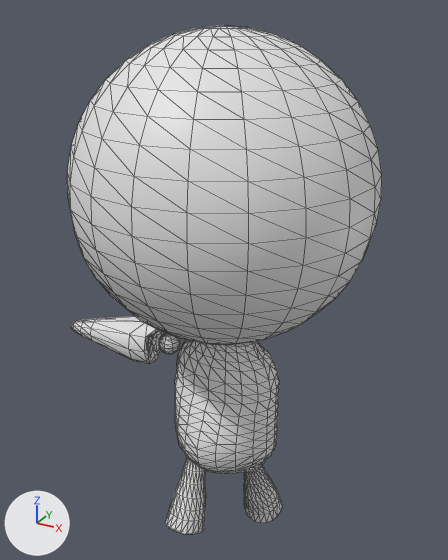
An edit to the OBJ model res/models/planetHead/exp_19.obj, drawn before and after from the same camera.
Camera for both pictures: a camera (50 mm lens) standing at (3.27, -5.98, 7.94) and looking at (-0.15, 0.26, 4.82). Every picture has the same lights, and +X, +Y and +Z are marked at lower left. Mesh edges are drawn as thin lines. Where no turn or scale is listed for an object, it has been applied to the vertices.

Before the edit, the objects in view are built like this:
```python
me_exp_19 = bpy.data.meshes.new('exp_19')
me_exp_19.from_pydata(...)  # 1316 vertices, 2608 faces; spans x -2.41..1.72, y -1.74..1.7, z 1.17..7.77
ob_exp_19 = bpy.data.objects.new('exp_19', me_exp_19)
ob_exp_19.location = (0.0, 0.0, 0.0)
```
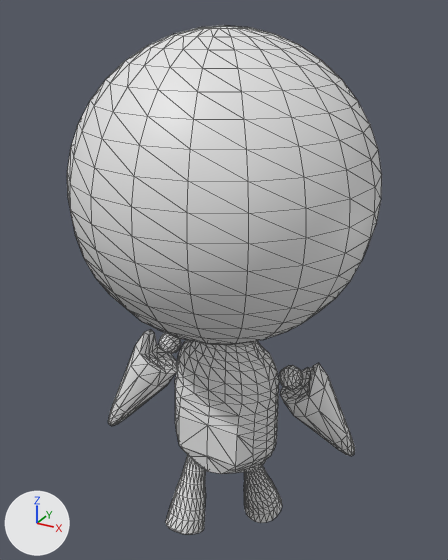
Boxes (x1, y1, x2, y2) around the edits, measured in the pictures (448 x 560 px; the box of a moved part takes in the faces that stretch with it):
part 1 of me_exp_19, moved or reshaped: before (159, 333, 180, 354); after (159, 333, 181, 354)
part 2 of me_exp_19, moved or reshaped: before (71, 316, 164, 364); after (108, 329, 177, 426)
part 3 of me_exp_19, added: after (279, 365, 303, 390)
part 4 of me_exp_19, added: after (280, 363, 355, 456)
part 5 of me_exp_19, cut back: (175, 393, 254, 474) in both

Patch to the scene script:
```diff
--- a/res/models/planetHead/exp_19.obj.py
+++ b/res/models/planetHead/exp_19.obj.py
@@ me_exp_19 @@
 # used by ob_exp_19; location = (0.0, 0.0, 0.0)
-me_exp_19.from_pydata(...)  # 1316 vertices, 2608 faces; spans x -2.41..1.72, y -1.74..1.7, z 1.17..7.77
+me_exp_19.from_pydata(...)  # 1438 vertices, 2844 faces; spans x -1.72..1.72, y -1.74..1.7, z 1.17..7.77
+# me_exp_19 part 1: the loose piece of 58 vertices spanning x -1.05..-0.76, y -0.05..0.24, z 3.65..3.95 is multiplied about its middle by the matrix ((0.496, -0.063, -0.866), (0.126, 0.992, 0.0), (0.859, -0.109, 0.5)), then moved by (0.01, 0.0, 0.01)
+# me_exp_19 part 2: the loose piece of 90 vertices spanning x -2.41..-0.92, y -0.29..0.37, z 3.48..4.13 is multiplied about its middle by the matrix ((0.496, -0.063, -0.866), (0.126, 0.992, 0.0), (0.859, -0.109, 0.5)), then moved by (0.41, -0.19, -0.62)
+# me_exp_19 part 3: the loose piece of 58 vertices spanning x -1.05..-0.76, y -0.05..0.24, z 3.65..3.95 is copied, and the copy is multiplied about its middle by the matrix ((-0.496, 0.063, 0.866), (-0.126, -0.992, 0.0), (0.859, -0.109, 0.5)), then moved by (1.77, -0.01, 0.01); it spans x 0.72..1.02, y -0.06..0.23, z 3.66..3.95
+# me_exp_19 part 4: the loose piece of 90 vertices spanning x -2.41..-0.92, y -0.29..0.37, z 3.48..4.13 is copied, and the copy is multiplied about its middle by the matrix ((-0.496, 0.063, 0.866), (-0.126, -0.992, 0.0), (0.859, -0.109, 0.5)), then moved by (2.9, 0.28, -0.62); it spans x 0.68..1.61, y -0.06..0.66, z 2.54..3.99
+# me_exp_19 part 5
+# 33 vertices are removed from x -0.43..0.41, y -0.7..-0.46, z 2.49..3.38
+# 88 faces are deleted
+# 7 vertices are added at x -0.29..0.29, y -0.46..-0.39, z 2.52..3.38
+# 36 new faces join them
```
